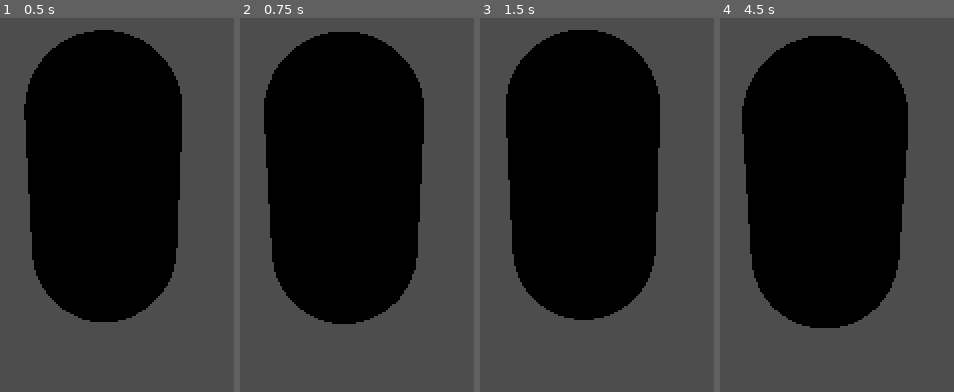
Above: before the commit, frames 1-4 (left to right).
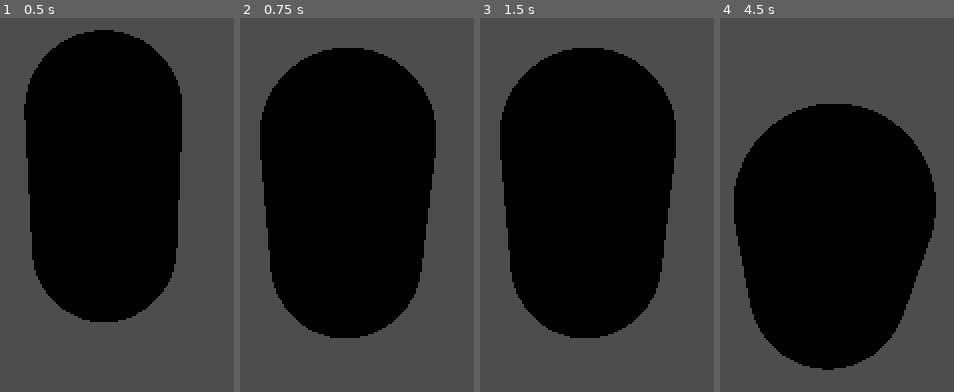
Above: after the commit, the same moments.

Repository: PedroFadanelli/Garrys-mod
Game: Godot game, scene res://player.tscn
Same seed, same stepped clock (60 frames per second), same inputs: the game is played once before the commit and once after it.
Inputs (mouse positions are in pixels of both pictures, inside the frame that each line leads up to):
- Up to frame 1 (0.5 s): no input
- Up to frame 2 (0.75 s): tap Enter at 0.5 s; move the mouse to (448, 137) at 0.52 s; hold W (anda_frente) from 0.53 s (still down)
- Up to frame 3 (1.5 s): keep holding W (anda_frente); tap Space (pula) at 0.77, 1.25 s; move the mouse to (519, 145) at 1.27 s
- Up to frame 4 (4.5 s): keep holding W (anda_frente); tap Space (pula) at 1.52, 2.75, 3.02, 3.77, 4.25 s; tap Enter at 2, 3.5 s; move the mouse to (879, 126) at 2.02 s; move the mouse to (820, 156) at 2.77 s; move the mouse to (outside the picture) at 3.52 s; move the mouse to (720, 130) at 4.27 s

Frame 1 is identical in both runs. In frame 2, 7.8% of the frame differs, in the area x 8-84%, y 3-86%; in frame 3, 9.6%; in frame 4, 25%, in the area x 5-93%, y 4-95%.

Commit message:
Update Player.gd
Na hora do pulo nao tem a mesma velocidade que correndo

Diff:
--- a/Labirinto mortal/Player.gd
+++ b/Labirinto mortal/Player.gd
@@ -1,40 +1,48 @@
 extends CharacterBody3D
 
+const SPEED = 9.0
+var CORRER = 20.0
+const JUMP_VELOCITY = 6.5
+const GRAVITY = 9.8
 
-const SPEED = 9.0
-const JUMP_VELOCITY = 6.5
-
-# Get the gravity from the project settings to be synced with RigidBody nodes.
-var gravity = 9.8
 
 @onready var camerabase = $CameraBase
-
-
+var is_running = false
 
 func _ready():
-	Input.mouse_mode = 2
+	Input.mouse_mode = Input.MOUSE_MODE_CAPTURED
 
 func _input(event):
 	if event is InputEventMouseMotion:
 		camerabase.rotation.x -= deg_to_rad(event.relative.y * 1)
-		camerabase.rotation.x = clamp(camerabase.rotation.x, deg_to_rad(-90), deg_to_rad(90))
-		rotation.y -= deg_to_rad( event.relative.x * 1 )
-
+		camerabase.rotation.x = clamp(camerabase.rotation.x, deg_to_rad(15), deg_to_rad(45))
+		rotation.y -= deg_to_rad(event.relative.x * 1)
 
 func _physics_process(delta):
-	# Add the gravity.
+	# gravidade.
+
+	if is_on_floor():
+		CORRER = 20
+
 	if not is_on_floor():
-		velocity.y -= gravity * delta
+		velocity.y -= GRAVITY * delta
+		CORRER = 12
 
-	# Handle Jump.
+	# Pulando.
 	if Input.is_action_just_pressed("pula") and is_on_floor():
 		velocity.y = JUMP_VELOCITY
 
-	# Get the input direction and handle the movement/deceleration.
-	# As good practice, you should replace UI actions with custom gameplay actions.
+	# correndo
+	is_running = Input.is_action_pressed("correr")
+
+
 	var input_dir = Input.get_vector("anda_esquerda", "anda_direita", "anda_frente", "anda_tras")
 	var direction = (transform.basis * Vector3(input_dir.x, 0, input_dir.y)).normalized()
-	if direction:
+
+	if is_running:
+		velocity.x = direction.x * CORRER
+		velocity.z = direction.z * CORRER
+	elif direction:
 		velocity.x = direction.x * SPEED
 		velocity.z = direction.z * SPEED
 	else:
